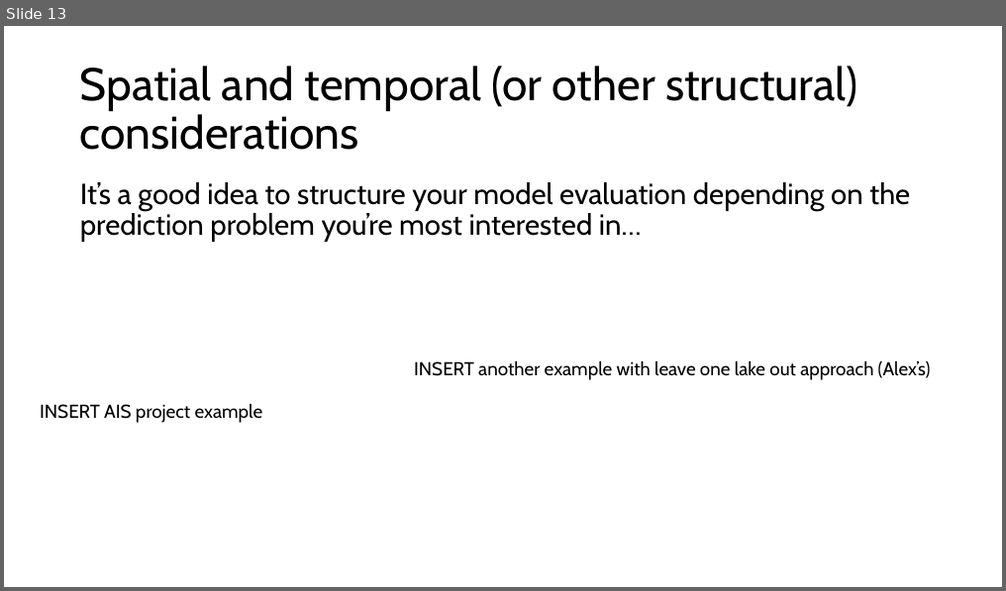
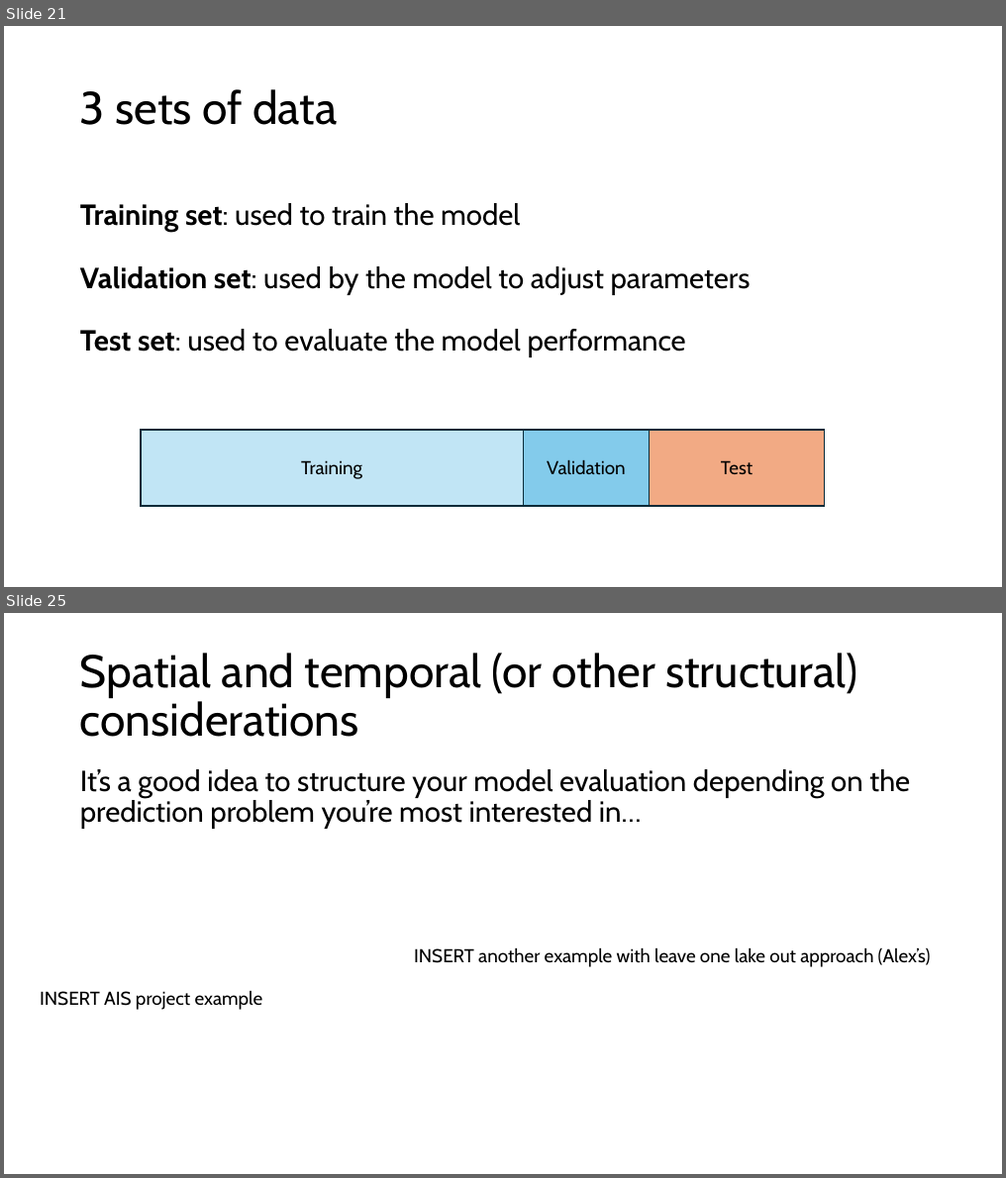
Before and after one commit to grantvagle/ml_methods_workshop, a slide deck: slides/02_model_eval_cv.pptx. Shown one above the other, each under a label of ours: slide 13 before the commit, slides 21 and 25 after it; the slides between them are not shown. The pictures are 1006x591 and 1006x1178 pixels, drawn with LibreOffice and Linux fonts; fonts in the diff are those of the drawing. Boxes give left, top, right and bottom in pixels: in the first picture for what was removed or moved away, otherwise in the second. Text is boxed around its words. In the diff, an @@ line names an element or a change of style, - is before the commit and + after.

```diff
--- a/slides/02_model_eval_cv.pptx
+++ b/slides/02_model_eval_cv.pptx
@@ slide 21 added at bbox=[4, 26, 1002, 587], background #FFFFFF @@
@@ title added at bbox=[80, 89, 337, 125], 44 pt, text #000000 @@
+3 sets of data
@@ text added at bbox=[80, 203, 750, 358], 28 pt, text #000000 @@
+Training set: used to train the model
+Validation set: used by the model to adjust parameters
+Test set: used to evaluate the model performance
@@ rectangle added at bbox=[141, 430, 524, 506], fill #C1E5F5, outline #092A39 1.5 pt, 18 pt, text #000000 @@
+Training
@@ rectangle added at bbox=[524, 430, 649, 506], fill #83CBEB, outline #092A39 1.5 pt, 18 pt, text #000000 @@
+Validation
@@ rectangle added at bbox=[649, 430, 825, 506], fill #F2AA84, outline #092A39 1.5 pt, 18 pt, text #000000 @@
+Test
@@ what was slide 13 is now slide 25 @@
```
Also in this commit, not shown: 4 slides changed, 23 other slides added, 3 slides removed.
